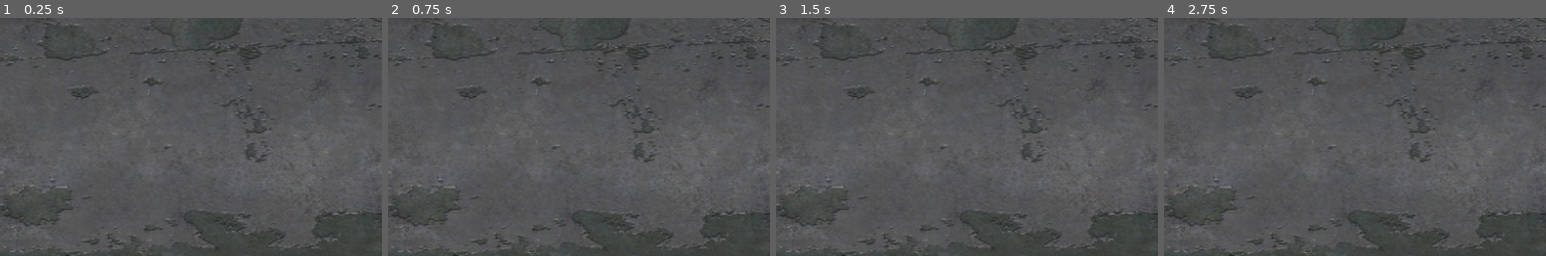
Above: before the commit, frames 1-4 (left to right).
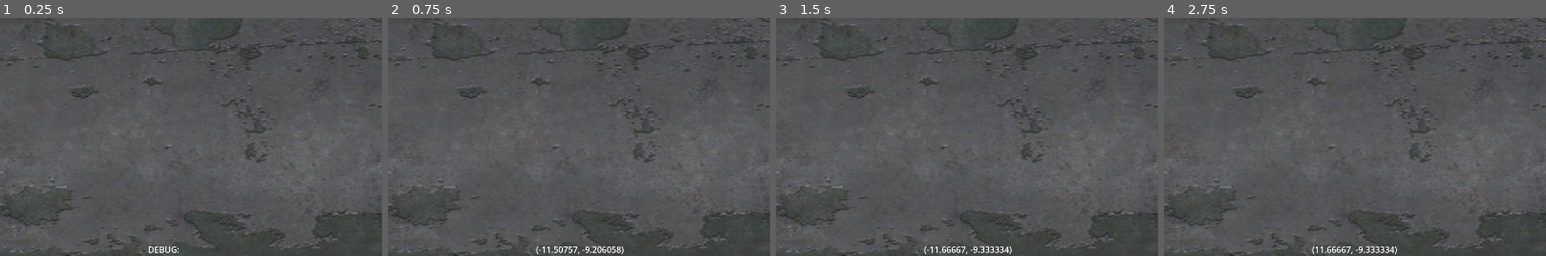
Above: after the commit, the same moments.

Repository: Fox-Alpha/Pong_Godot_4_Multiplayer
Game: Godot game, scene res://scenes/game/Pong_40.tscn
The game is run twice, just before and just after one commit, with the same random seed, the same clock (stepped at 60 frames per second) and the same inputs. This scene is started directly instead of the project's main scene.
Inputs (mouse positions are % of the whole screen's width and height, from its top left):
- Up to frame 1 (0.25 s): no input
- Up to frame 2 (0.75 s): tap Enter at 0.5 s; move the mouse to (72, 45) at 0.52 s; hold W (p1_up) from 0.53 s (still down); hold Down (p2_down) from 0.53 s (still down); click (72, 45) at 0.67 s
- Up to frame 3 (1.5 s): tap Space at 1.25 s; move the mouse to (30, 55) at 1.27 s; release W (p1_up) at 1.28 s; release Down (p2_down) at 1.28 s; hold S (p1_down) from 1.28 s (still down); tap Up (p2_up) at 1.35 s
- Up to frame 4 (2.75 s): tap Enter at 2 s; move the mouse to (60, 28) at 2.02 s; release S (p1_down) at 2.03 s; hold W (p1_up) from 2.03 s (still down); hold Down (p2_down) from 2.03 s (still down)
The pictures show only the part of the screen within x 31-81%, y 50-100%; the shares and areas given below are measured in that part.

The runs differ from the first frame. In frame 1, 0.1% of the frame differs, in the area x 38-47%, y 96-99%; in frame 2, 0.4%, in the area x 38-62%, y 96-100%; in frame 3, 0.3%; in frame 4, 0.3%.

Commit message:
Chg: Reorg the Debug Nodes

Diff:
--- a/scenes/debug/DebugControl.tscn
+++ b/scenes/debug/DebugControl.tscn
@@ -3,43 +3,34 @@
 [ext_resource type="Script" uid="uid://qc5f6sore7n8" path="res://scenes/debug/debug.gd" id="1_8888n"]
 
 [node name="DebugControl" type="Control"]
-custom_minimum_size = Vector2(60, 60)
 layout_mode = 3
-anchors_preset = 12
-anchor_top = 1.0
-anchor_right = 1.0
-anchor_bottom = 1.0
-offset_top = -60.0
-grow_horizontal = 2
-grow_vertical = 0
+anchors_preset = 0
 script = ExtResource("1_8888n")
 
 [node name="Debug" type="Label" parent="."]
+custom_minimum_size = Vector2(65, 24)
 layout_mode = 1
-anchors_preset = 12
+anchors_preset = 2
 anchor_top = 1.0
-anchor_right = 1.0
 anchor_bottom = 1.0
-offset_top = -23.0
-grow_horizontal = 2
+offset_top = -24.0
+offset_right = 65.0
 grow_vertical = 0
+pivot_offset = Vector2(0, 24)
 text = "DEBUG: "
-horizontal_alignment = 1
 
 [node name="ResetButton" type="Button" parent="."]
 unique_name_in_owner = true
 custom_minimum_size = Vector2(120, 50)
 layout_mode = 1
-anchors_preset = 3
-anchor_left = 1.0
-anchor_top = 1.0
-anchor_right = 1.0
-anchor_bottom = 1.0
-offset_left = -106.0
-offset_top = -50.0
-offset_right = -50.0
-offset_bottom = -24.0
-grow_horizontal = 0
-grow_vertical = 0
+anchors_preset = 8
+anchor_left = 0.5
+anchor_top = 0.5
+anchor_right = 0.5
+anchor_bottom = 0.5
+offset_right = 120.0
+offset_bottom = 50.0
+grow_horizontal = 2
+grow_vertical = 2
 theme_override_font_sizes/font_size = 32
 text = "RESET"
